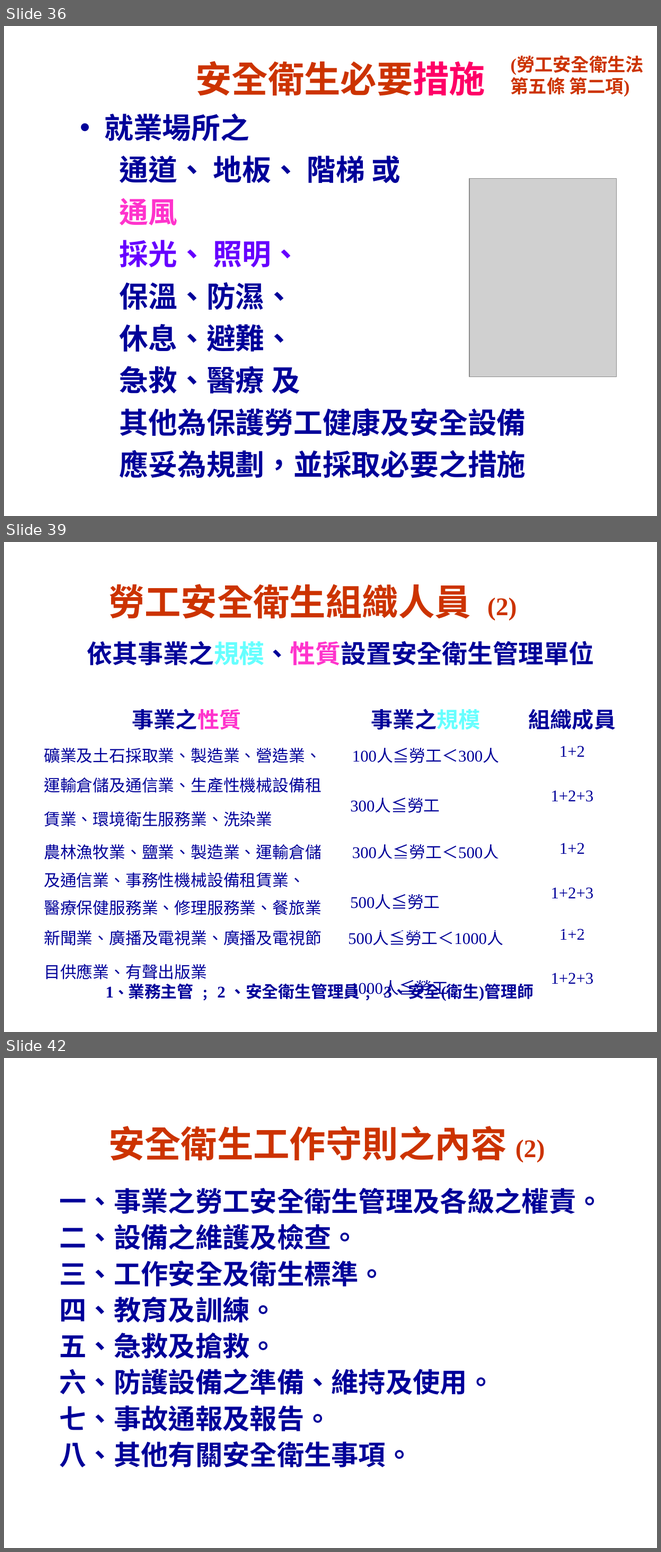
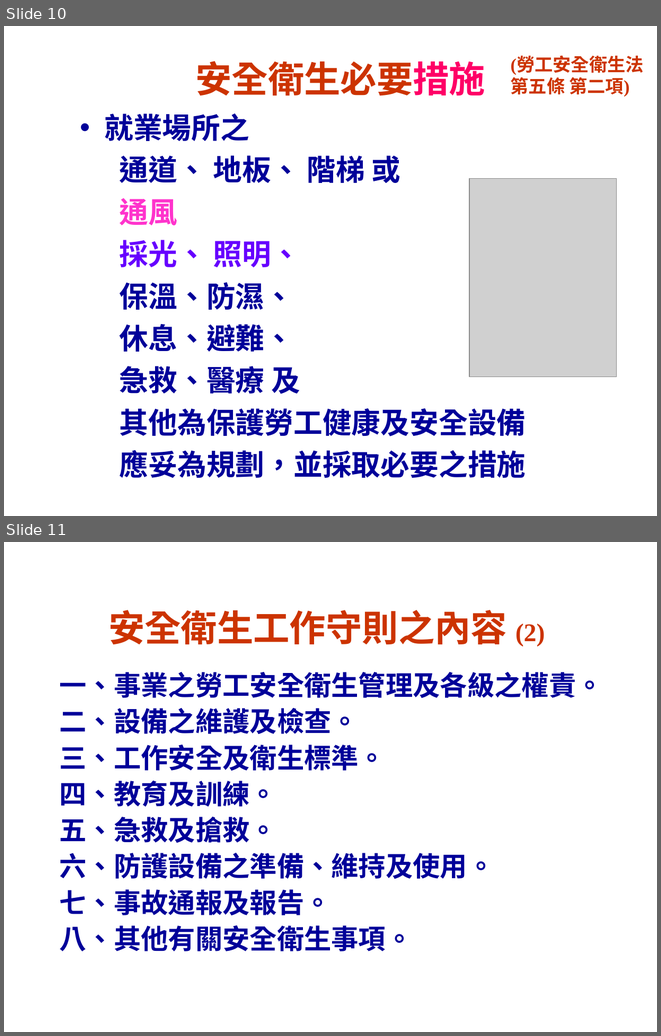
Before and after one commit to LawrenceChien/2017-PPES-Lookout-Project, a slide deck: 2017 PPES Lookout Project--001/000. Safety & Health/Regulations/Regulations.ppt. Shown one above the other, each under a label of ours: slides 36, 39 and 42 before the commit, slides 10 and 11 after it; the slides between them are not shown. The pictures are 661x1552 and 661x1036 pixels, drawn with LibreOffice and Linux fonts; fonts in the diff are those of the drawing; grey boxes stand for pictures. Boxes give left, top, right and bottom in pixels: in the first picture for what was removed or moved away, otherwise in the second. Text is boxed around its words. In the diff, an @@ line names an element or a change of style, - is before the commit and + after.

```diff
--- a/2017 PPES Lookout Project--001/000. Safety & Health/Regulations/Regulations.ppt
+++ b/2017 PPES Lookout Project--001/000. Safety & Health/Regulations/Regulations.ppt
@@ slide 39 removed at (4,542,657,1032), background #FFFFFF @@
@@ title removed at (108,584,517,620) @@
-勞工安全衛生組織人員 (2)
@@ text removed at (87,641,594,665) @@
-依其事業之規模、性質設置安全衛生管理單位
@@ table removed at (37,699,629,999), 4 rows, 3 columns @@
-事業之性質 | 事業之規模 | 組織成員
-礦業及土石採取業、製造業、營造業、 / 運輸倉儲及通信業、生產性機械設備租賃業、環境衛生服務業、洗染業 | 100人≦勞工＜300人 / 300人≦勞工 | 1+2 / 1+2+3
-農林漁牧業、鹽業、製造業、運輸倉儲 / 及通信業、事務性機械設備租賃業、 / 醫療保健服務業、修理服務業、餐旅業 | 300人≦勞工＜500人 / 500人≦勞工 | 1+2 / 1+2+3
-新聞業、廣播及電視業、廣播及電視節目供應業、有聲出版業 | 500人≦勞工＜1000人 / 1000人≦勞工 | 1+2 / 1+2+3
@@ line removed from (338, 781) to (631, 781) @@
@@ line removed from (336, 859) to (629, 859) @@
@@ line removed from (338, 931) to (631, 931) @@
@@ text removed at (106,982,533,1000) @@
-1、業務主管 ﹔ 2 、安全衛生管理員﹔ 3、安全(衛生)管理師
@@ what was slide 36 is now slide 10 @@
@@ what was slide 42 is now slide 11 @@
```
Also in this commit, not shown: 43 other slides removed, 1 other file.
